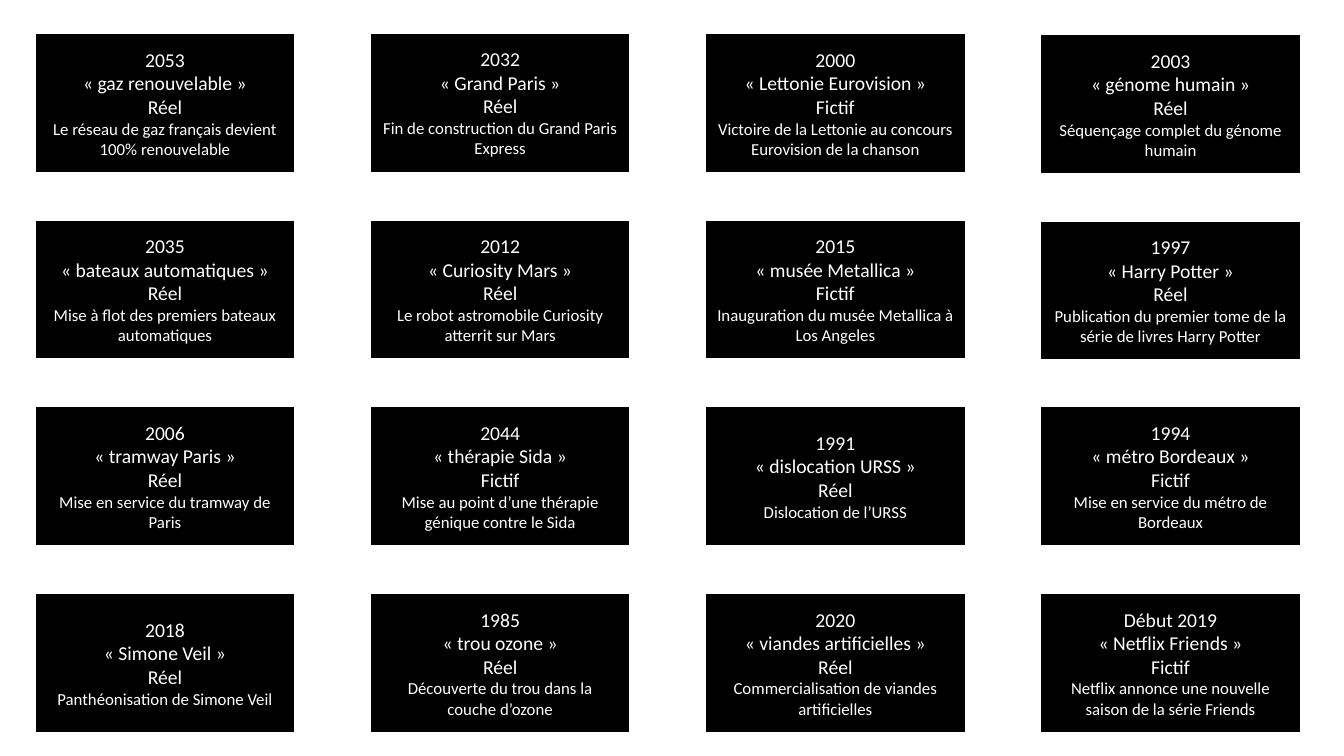
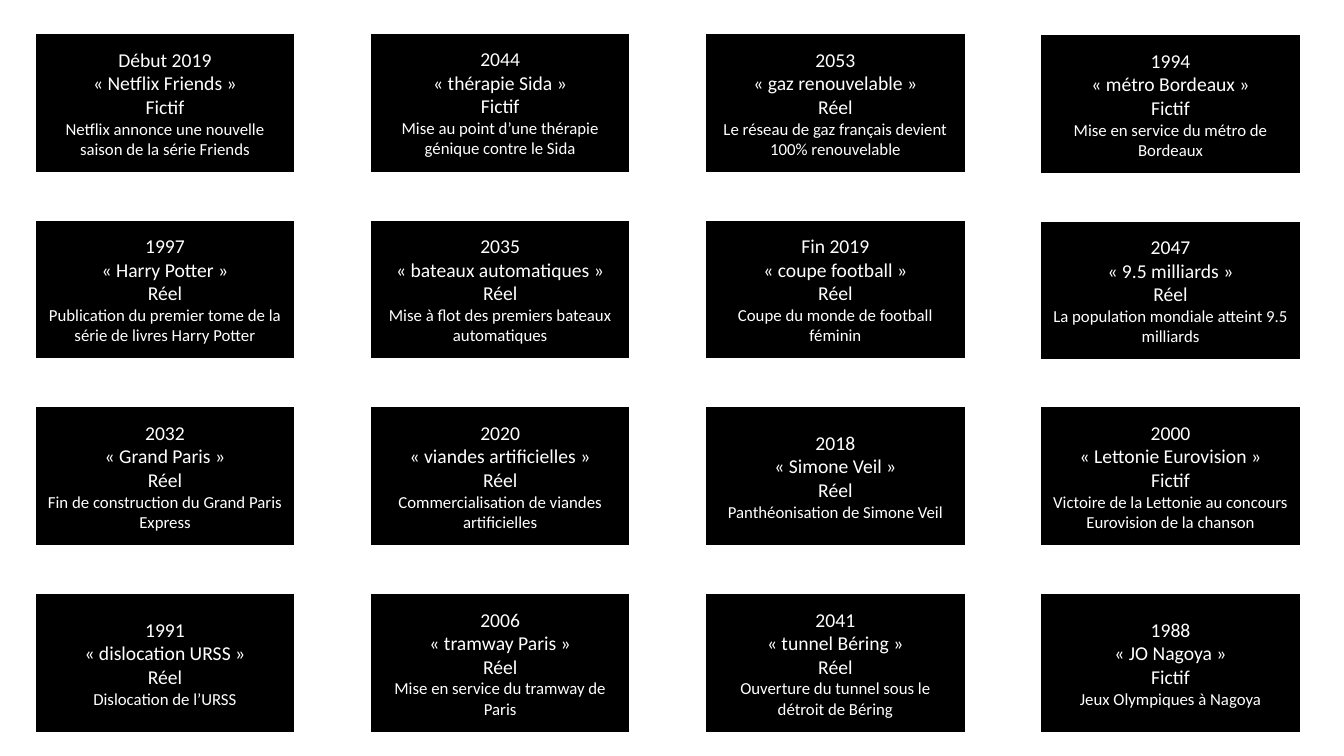
Before and after one commit to Anosaw/PCBS_Self-projection_in_MTT, a slide deck: slide 2 of documents/participant_event_list13.pptx. Drawn at 1344x756 pixels with LibreOffice and Linux fonts; fonts in the diff are those of the drawing. Boxes give left, top, right and bottom in pixels: in the first picture for what was removed or moved away, otherwise in the second. Text is boxed around its words. In the diff, an @@ line names an element or a change of style, - is before the commit and + after.

```diff
--- a/documents/participant_event_list13.pptx
+++ b/documents/participant_event_list13.pptx
@@ text in rectangle at [66,53,264,155]: text changed @@
-2053
-« gaz renouvelable »
-Réel
-Le réseau de gaz français devient 100% renouvelable
+Début 2019
+« Netflix Friends »
+Fictif
+Netflix annonce une nouvelle saison de la série Friends
@@ text in rectangle at [402,53,598,157]: text changed @@
-2032
-« Grand Paris »
-Réel
-Fin de construction du Grand Paris Express
+2044
+« thérapie Sida »
+Fictif
+Mise au point d’une thérapie génique contre le Sida
@@ text in rectangle at [723,54,947,155]: text changed @@
-2000
-« Lettonie Eurovision »
-Fictif
-Victoire de la Lettonie au concours Eurovision de la chanson
+2053
+« gaz renouvelable »
+Réel
+Le réseau de gaz français devient 100% renouvelable
@@ text in rectangle at [1074,55,1267,156]: text changed @@
-2003
-« génome humain »
-Réel
-Séquençage complet du génome humain
+1994
+« métro Bordeaux »
+Fictif
+Mise en service du métro de Bordeaux
@@ text in rectangle at [738,239,933,341]: text changed @@
-2015
-« musée Metallica »
-Fictif
-Inauguration du musée Metallica à Los Angeles
+Fin 2019
+« coupe football »
+Réel
+Coupe du monde de football féminin
@@ text in rectangle at [116,240,214,280]: text changed @@
-2035
-« bateaux automatiques »
+1997
+« Harry Potter »
@@ text in rectangle at [411,240,589,280]: text changed @@
-2012
-« Curiosity Mars »
+2035
+« bateaux automatiques »
@@ text in rectangle at [1122,241,1219,278]: text changed @@
-1997
-« Harry Potter »
+2047
+« 9.5 milliards »
@@ text in rectangle at [49,309,281,344]: text changed @@
-Mise à flot des premiers bateaux automatiques
+Publication du premier tome de la série de livres Harry Potter
@@ text in rectangle at [389,309,611,344]: text changed @@
-Le robot astromobile Curiosity atterrit sur Mars
+Mise à flot des premiers bateaux automatiques
@@ text in rectangle at [1053,310,1287,342]: text changed @@
-Publication du premier tome de la série de livres Harry Potter
+La population mondiale atteint 9.5 milliards
@@ text in rectangle at [119,427,210,463]: text changed @@
-2006
-« tramway Paris »
+2032
+« Grand Paris »
@@ text in rectangle at [398,427,602,528]: text changed @@
-2044
-« thérapie Sida »
-Fictif
-Mise au point d’une thérapie génique contre le Sida
+2020
+« viandes artificielles »
+Réel
+Commercialisation de viandes artificielles
@@ text in rectangle at [789,436,882,473]: text changed @@
-1991
-« dislocation URSS »
+2018
+« Simone Veil »
@@ text in rectangle at [1094,427,1247,463]: text changed @@
-1994
-« métro Bordeaux »
+2000
+« Lettonie Eurovision »
@@ text in rectangle at [48,496,282,531]: text changed @@
-Mise en service du tramway de Paris
+Fin de construction du Grand Paris Express
@@ text in rectangle at [728,506,943,518]: text changed @@
-Dislocation de l’URSS
+Panthéonisation de Simone Veil
@@ text in rectangle at [1053,496,1287,528]: text changed @@
-Mise en service du métro de Bordeaux
+Victoire de la Lettonie au concours Eurovision de la chanson
@@ text in rectangle at [99,624,231,660]: text changed @@
-2018
-« Simone Veil »
+1991
+« dislocation URSS »
@@ text in rectangle at [444,613,556,653]: text changed @@
-1985
-« trou ozone »
+2006
+« tramway Paris »
@@ text in rectangle at [781,614,889,654]: text changed @@
-2020
-« viandes artificielles »
+2041
+« tunnel Béring »
@@ text in rectangle at [1129,623,1212,664]: text changed @@
-Début 2019
-« Netflix Friends »
+1988
+« JO Nagoya »
@@ text in rectangle at [394,682,605,715]: text changed @@
-Découverte du trou dans la couche d’ozone
+Mise en service du tramway de Paris
@@ text in rectangle at [740,682,930,718]: text changed @@
-Commercialisation de viandes artificielles
+Ouverture du tunnel sous le détroit de Béring
@@ text in rectangle at [93,693,236,705]: text changed @@
-Panthéonisation de Simone Veil
+Dislocation de l’URSS
@@ text in rectangle at [1080,693,1261,708]: text changed @@
-Netflix annonce une nouvelle saison de la série Friends
+Jeux Olympiques à Nagoya
```
Also in this commit, not shown: 1 other slide changed, 16 other files.
